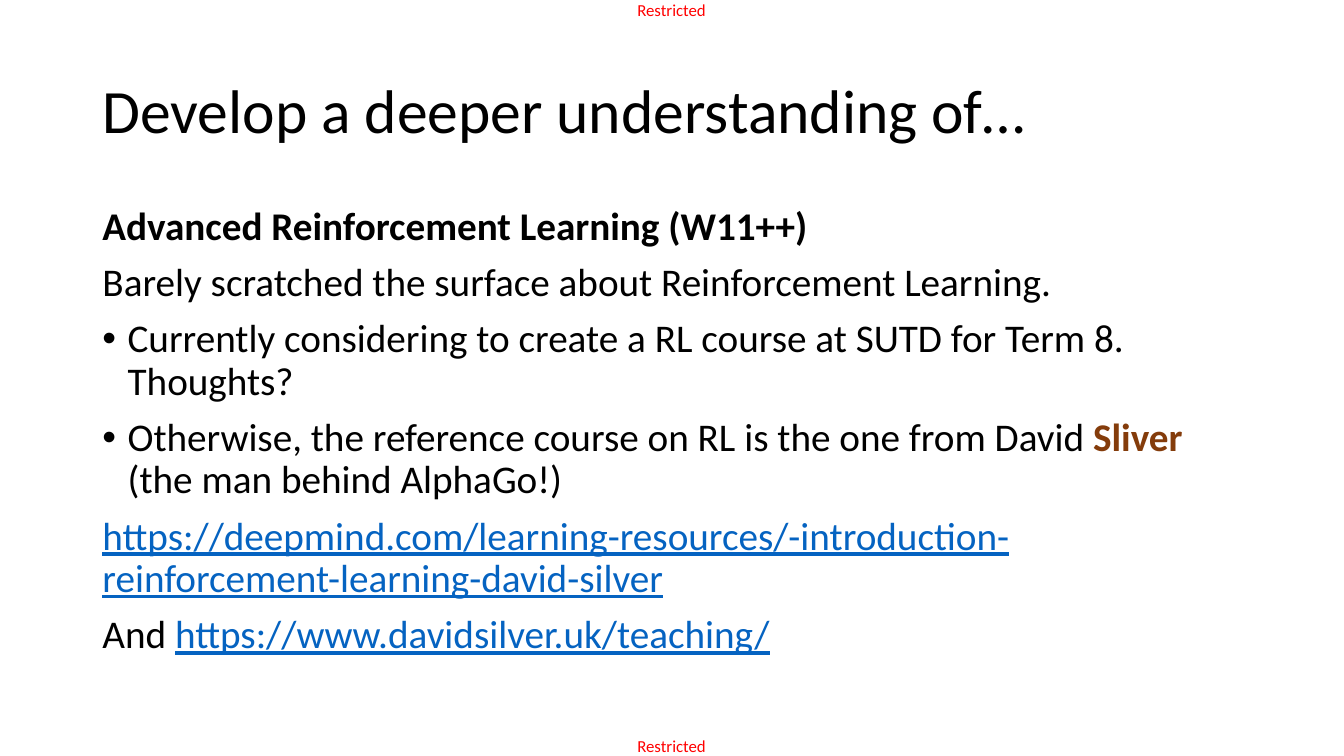
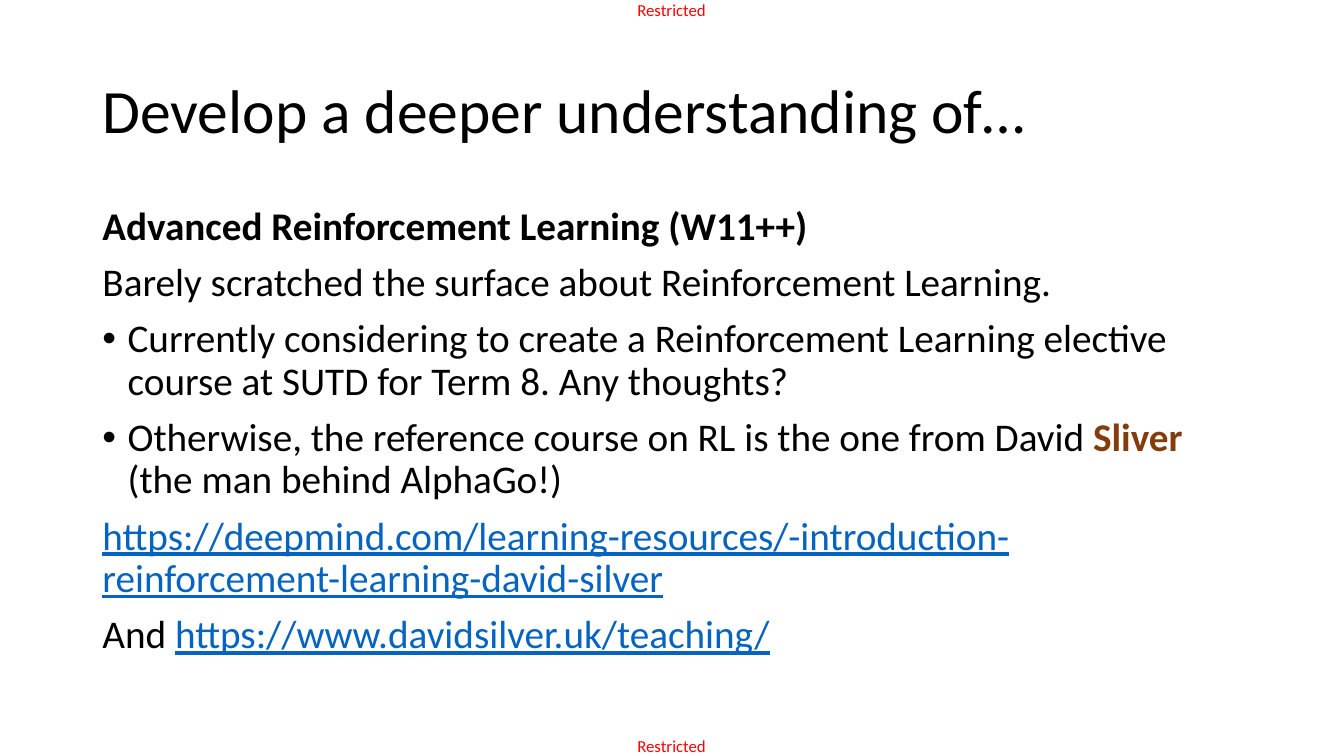
Before and after one commit to matthieudemari/SUTD_DL_50_039, a slide deck: slide 11 of W12/3. W12S3 final/W12S3.pptx. Drawn at 1344x756 pixels with LibreOffice and Linux fonts; fonts in the diff are those of the drawing. Boxes give left, top, right and bottom in pixels: in the first picture for what was removed or moved away, otherwise in the second. Text is boxed around its words. In the diff, an @@ line names an element or a change of style, - is before the commit and + after.

```diff
--- a/W12/3. W12S3 final/W12S3.pptx
+++ b/W12/3. W12S3 final/W12S3.pptx
@@ text at [128,324,1167,402]: text changed @@
-• Currently considering to create a RL course at SUTD for Term 8. Thoughts?
+• Currently considering to create a Reinforcement Learning elective course at SUTD for Term 8. Any thoughts?
```
Also in this commit, not shown: 12 other slides changed, 3 slides added, 6 other files.
